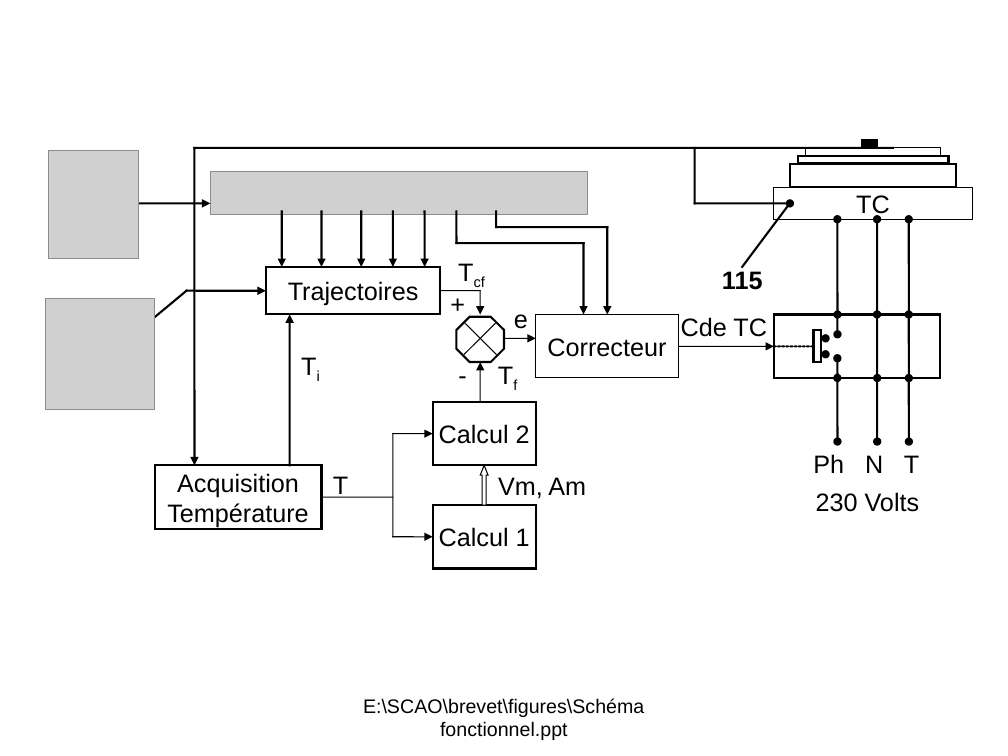
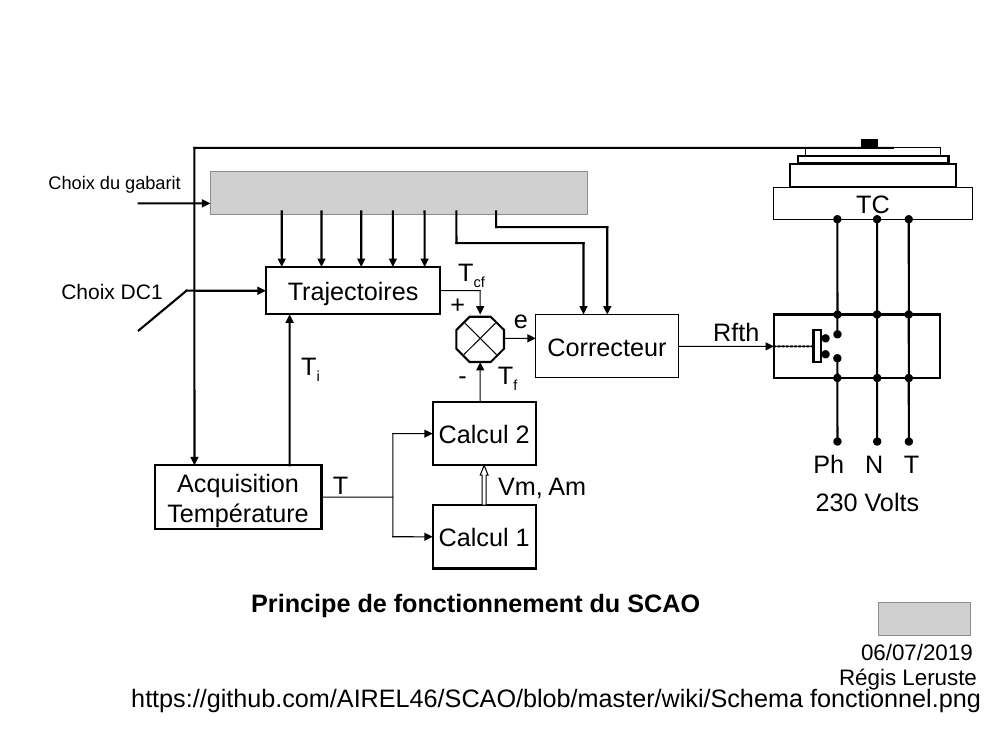
Before and after one commit to AIREL46/SCAO, a slide deck: slide 1 of Brevet/SCAO/Power point/Schema fonctionnel.odp. Drawn at 1008x756 pixels with LibreOffice and Linux fonts; fonts in the diff are those of the drawing; grey boxes stand for pictures. Boxes give left, top, right and bottom in pixels: in the first picture for what was removed or moved away, otherwise in the second. Text is boxed around its words. In the diff, an @@ line names an element or a change of style, - is before the commit and + after.

Commit message:
Créations et modifications pour rédaction de la description fonctionnelle du SCAO

```diff
--- a/Brevet/SCAO/Power point/Schema fonctionnel.odp
+++ b/Brevet/SCAO/Power point/Schema fonctionnel.odp
@@ line removed from (695, 204) to (695, 148) @@
@@ text added at box(48, 175, 181, 193), 13 pt, text #000000 @@
+Choix du gabarit
@@ arrow removed from (695, 204) to (790, 204) @@
@@ line removed from (742, 267) to (790, 204) @@
@@ picture removed at box(45, 298, 154, 409) @@
@@ text added at box(61, 283, 163, 300), 15 pt, text #000000 @@
+Choix DC1
@@ text removed at box(722, 271, 763, 290) @@
-115
@@ text at box(713, 322, 759, 347): text changed @@
-Cde TC
+Rfth
@@ text added at box(251, 593, 700, 618), 18 pt, text #000000, bold @@
+Principe de fonctionnement du SCAO
@@ picture: place and size @@
-picture at box(48, 151, 139, 259)
+picture at box(878, 603, 971, 635)
@@ text added at box(861, 643, 973, 661), 16 pt, text #000000 @@
+06/07/2019
@@ text added at box(131, 686, 981, 712), 18 pt, text #000000 @@
+https://github.com/AIREL46/SCAO/blob/master/wiki/Schema fonctionnel.png
@@ text added at box(839, 668, 977, 690), 16 pt, text #000000 @@
+Régis Leruste
@@ text removed at box(363, 698, 644, 740) @@
-E:\SCAO\brevet\figures\Schéma fonctionnel.ppt
```
Also in this commit, not shown: 6 other files.
